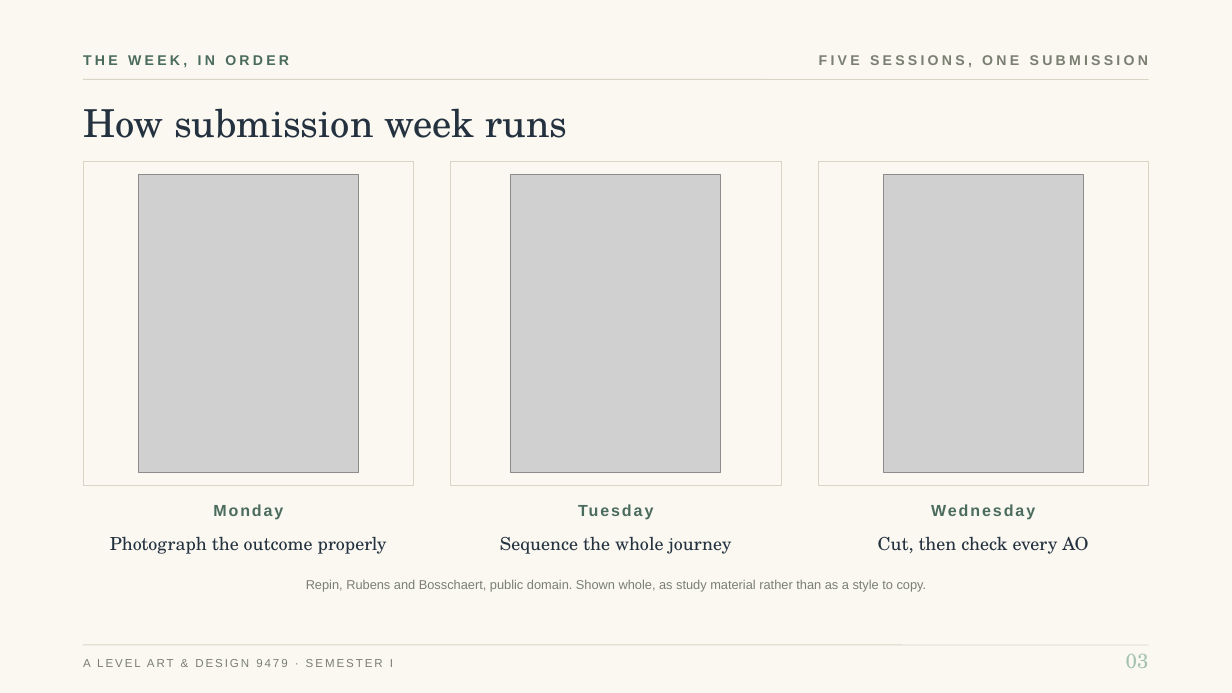
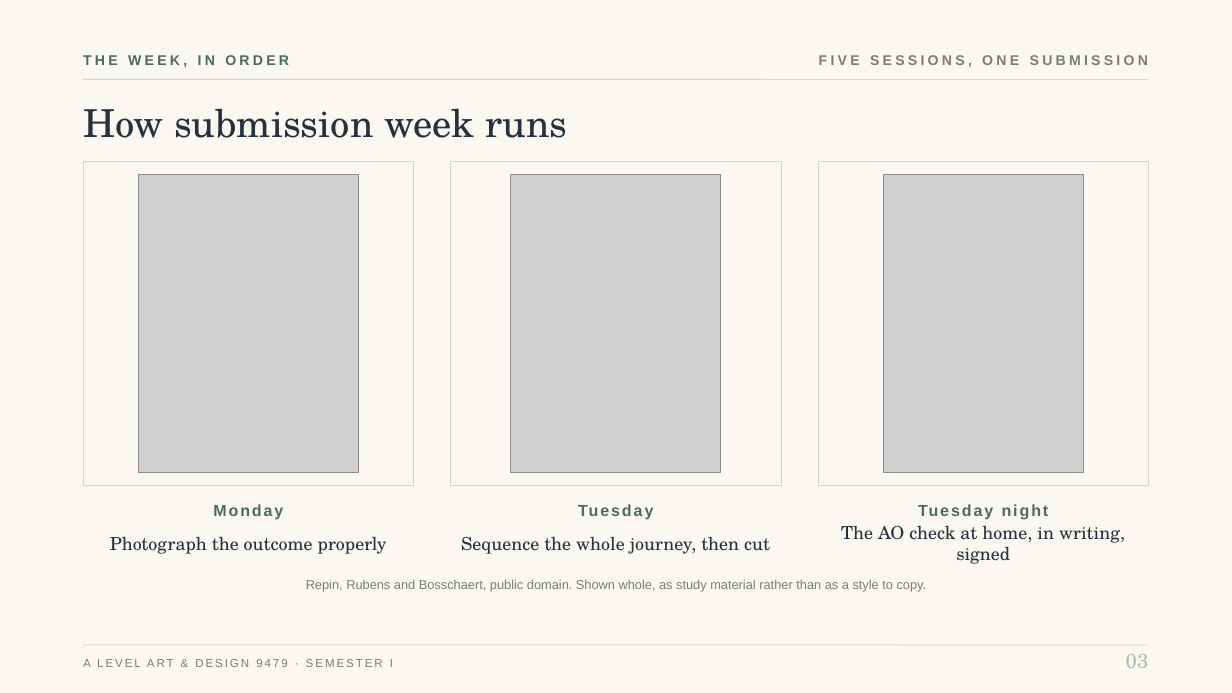
Before and after one commit to ohwowgreat/courses-site, a slide deck: slide 8 of content/decks/a-level-art-design/9479-s1-a4-the-final-portfolio.pptx. Drawn at 1232x693 pixels with LibreOffice and Linux fonts; fonts in the diff are those of the drawing; grey boxes stand for pictures. Boxes give left, top, right and bottom in pixels: in the first picture for what was removed or moved away, otherwise in the second. Text is boxed around its words. In the diff, an @@ line names an element or a change of style, - is before the commit and + after.

```diff
--- a/content/decks/a-level-art-design/9479-s1-a4-the-final-portfolio.pptx
+++ b/content/decks/a-level-art-design/9479-s1-a4-the-final-portfolio.pptx
@@ text at [818, 494, 1149, 527]: text changed @@
-Wednesday
+Tuesday night
@@ text at [461, 537, 770, 554]: text changed @@
-Sequence the whole journey
+Sequence the whole journey, then cut
@@ text at [841, 525, 1125, 564]: text changed @@
-Cut, then check every AO
+The AO check at home, in writing, signed
```
Also in this commit, not shown: 18 other files.
